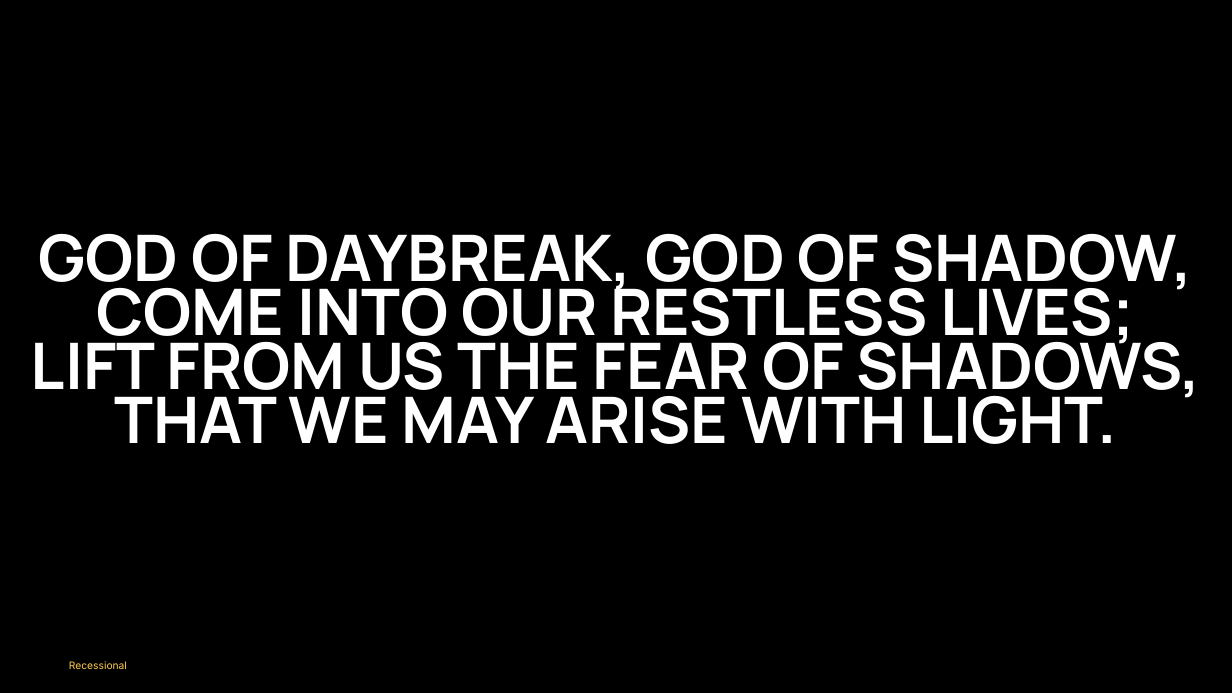
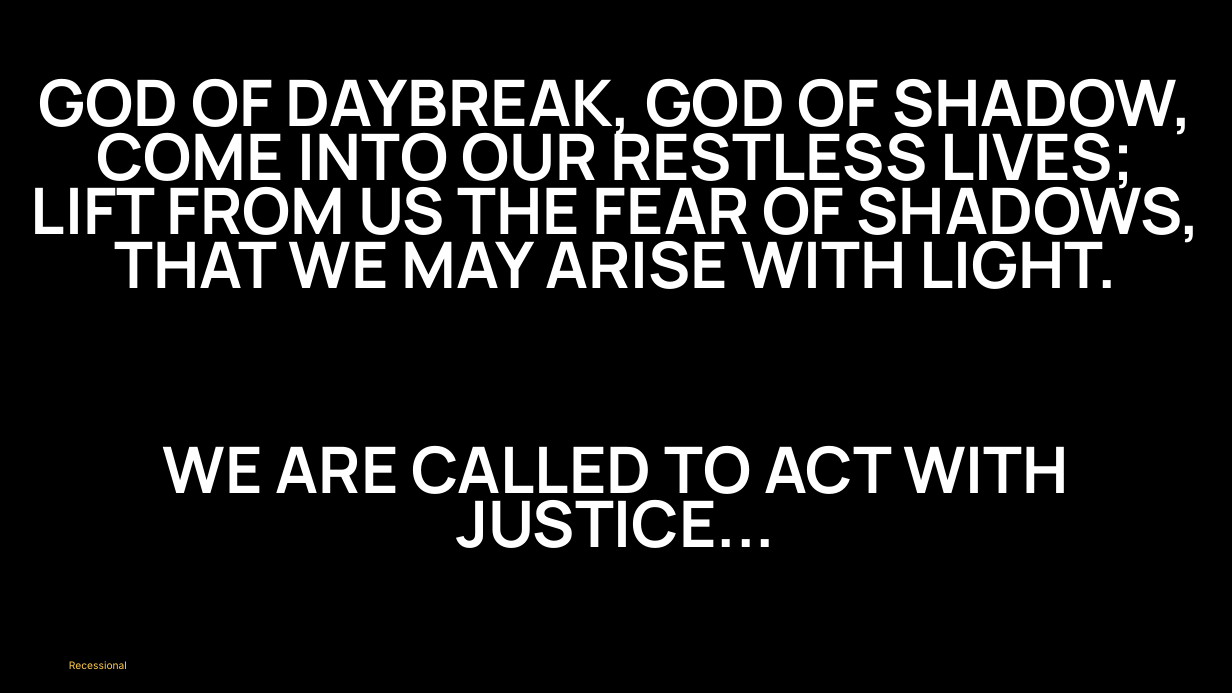
Before and after one commit to divinogabriel9/verbum, a slide deck: slide 66 of outputs/GFCC14Jun2026_11thSundayinOrdinaryTime.pptx (slide 74 before the commit). Drawn at 1232x693 pixels with LibreOffice and Linux fonts; fonts in the diff are those of the drawing. Boxes give left, top, right and bottom in pixels: in the first picture for what was removed or moved away, otherwise in the second. Text is boxed around its words. In the diff, an @@ line names an element or a change of style, - is before the commit and + after.

```diff
--- a/outputs/GFCC14Jun2026_11thSundayinOrdinaryTime.pptx
+++ b/outputs/GFCC14Jun2026_11thSundayinOrdinaryTime.pptx
@@ text "GOD OF DAYBREAK, GOD OF ...": place and size @@
-text "GOD OF DAYBREAK, GOD OF ..." at <box>31,234,1201,444</box>
+text "GOD OF DAYBREAK, GOD OF ..." at <box>31,79,1201,289</box>
@@ text added at <box>163,446,1069,548</box>, 75 pt, text #FFFFFF, bold @@
+WE ARE CALLED TO ACT WITH JUSTICE...
```
Also in this commit, not shown: 11 other slides changed, 1 slide added, 12 slides removed, 28 other files.
